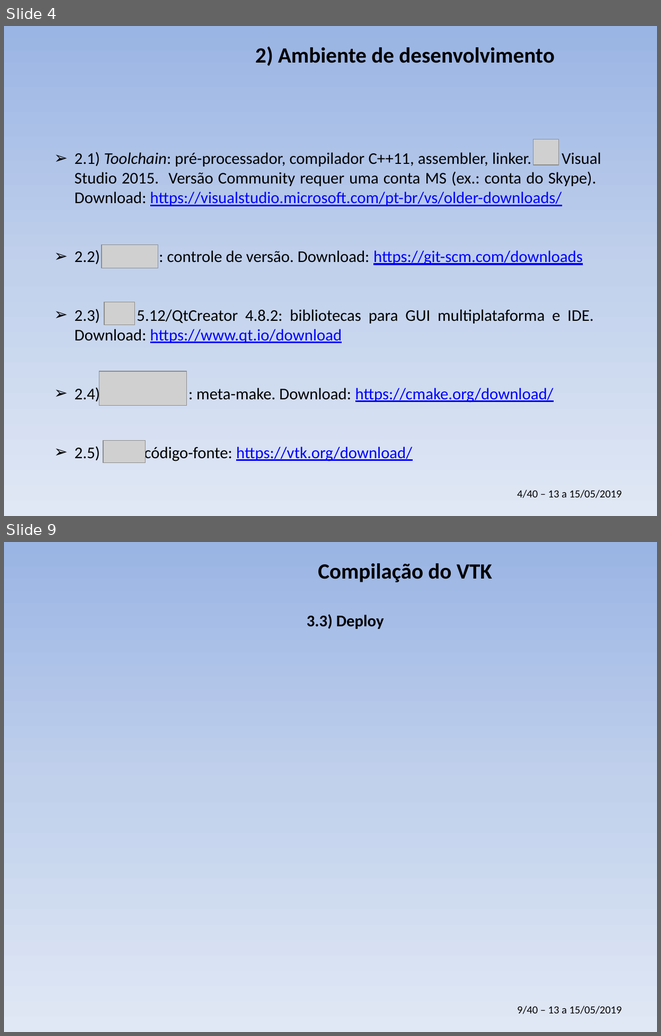
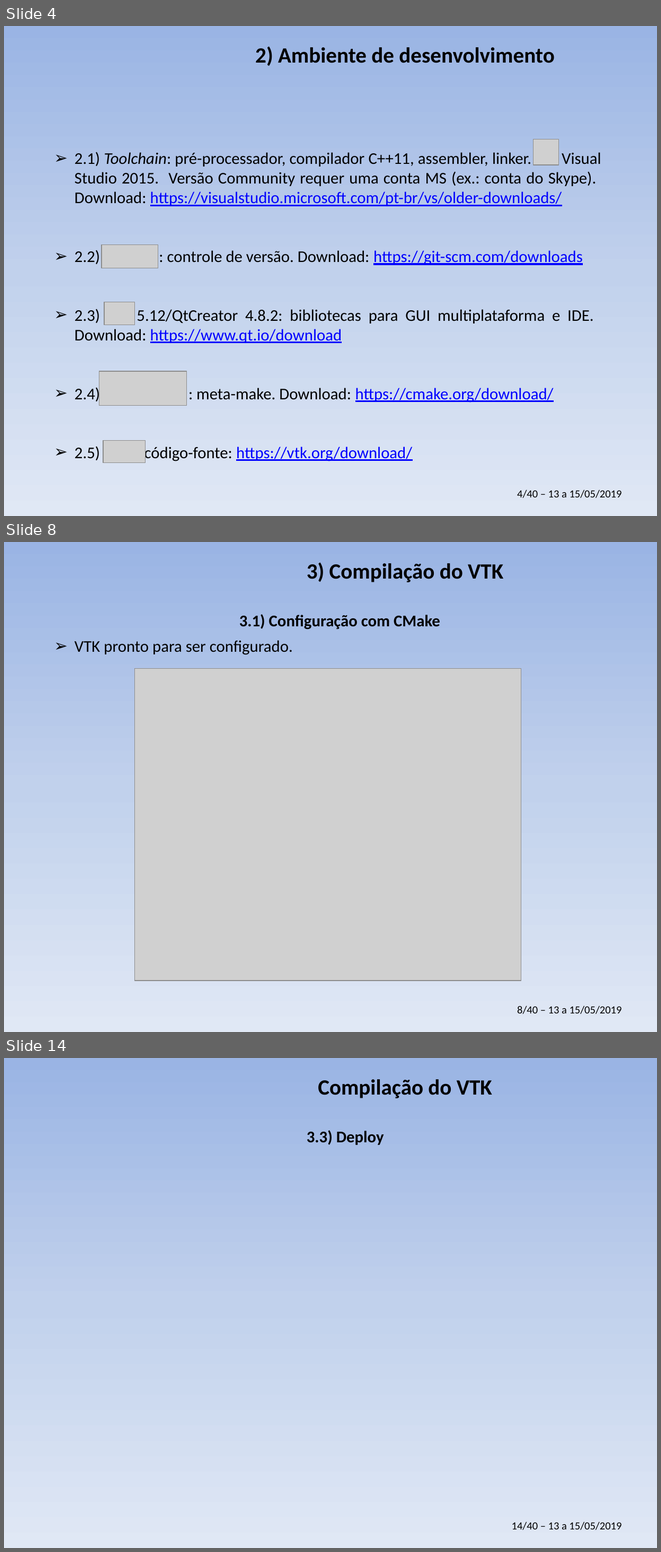
Before and after one commit to PauloCarvalhoRJ/cursoVTKgeo, a slide deck: aulas_3dias/slides_3dias.pptx. Shown one above the other, each under a label of ours: slides 4 and 9 before the commit, slides 4, 8 and 14 after it; the slides between them are not shown. The pictures are 661x1036 and 661x1552 pixels, drawn with LibreOffice and Linux fonts; fonts in the diff are those of the drawing; grey boxes stand for pictures; background and template pictures are left out. Boxes give left, top, right and bottom in pixels: in the first picture for what was removed or moved away, otherwise in the second. Text is boxed around its words. In the diff, an @@ line names an element or a change of style, - is before the commit and + after.

```diff
--- a/aulas_3dias/slides_3dias.pptx
+++ b/aulas_3dias/slides_3dias.pptx
@@ slide 8 added at bbox=[4, 542, 657, 1032], background gradient #9AB5E4 to #C2D1ED to #E1E8F5; not listed: 1 template element that a slide beside it also shows @@
@@ title added at bbox=[307, 562, 503, 582], 24 pt, text #000000, bold @@
+3) Compilação do VTK
@@ text added at bbox=[239, 614, 440, 629], 18 pt, text #000000, bold @@
+3.1) Configuração com CMake
@@ text added at bbox=[74, 640, 293, 655], 18 pt, text #000000 @@
+➢ VTK pronto para ser configurado.
@@ picture added at bbox=[134, 669, 521, 981] @@
@@ what was slide 9 is now slide 14 @@
@@ text at bbox=[512, 1521, 621, 1530]: text changed @@
-9/40 – 13 a 15/05/2019
+14/40 – 13 a 15/05/2019
```
Also in this commit, not shown: 4 slides changed, 4 other slides added.
